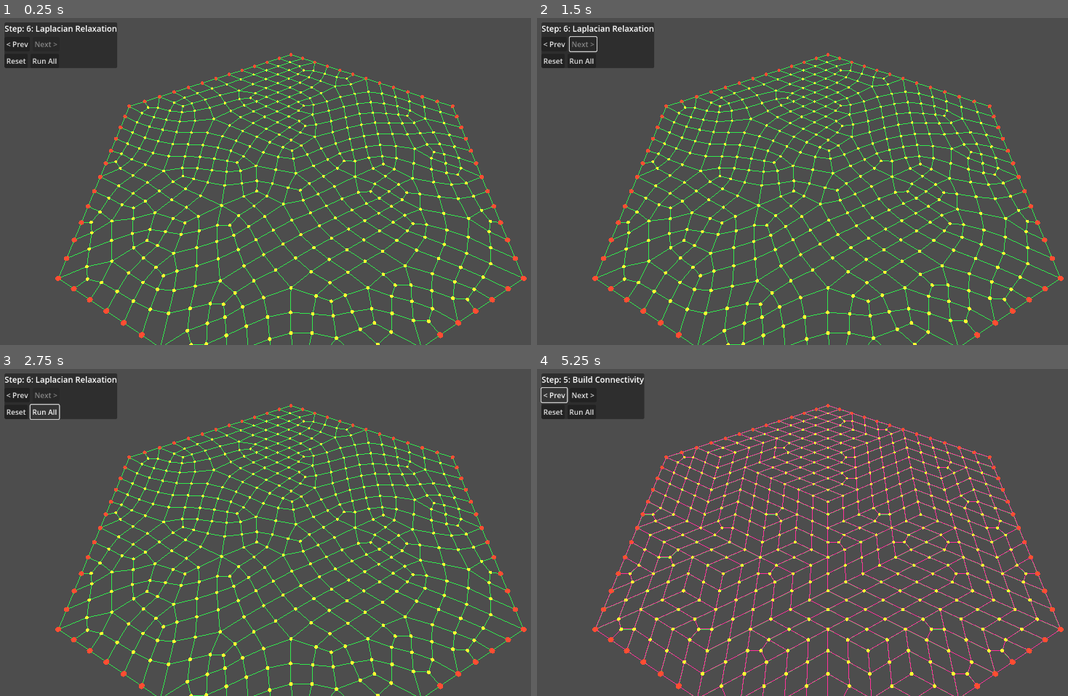
Above: before the commit, frames 1-4 (two rows, left to right).
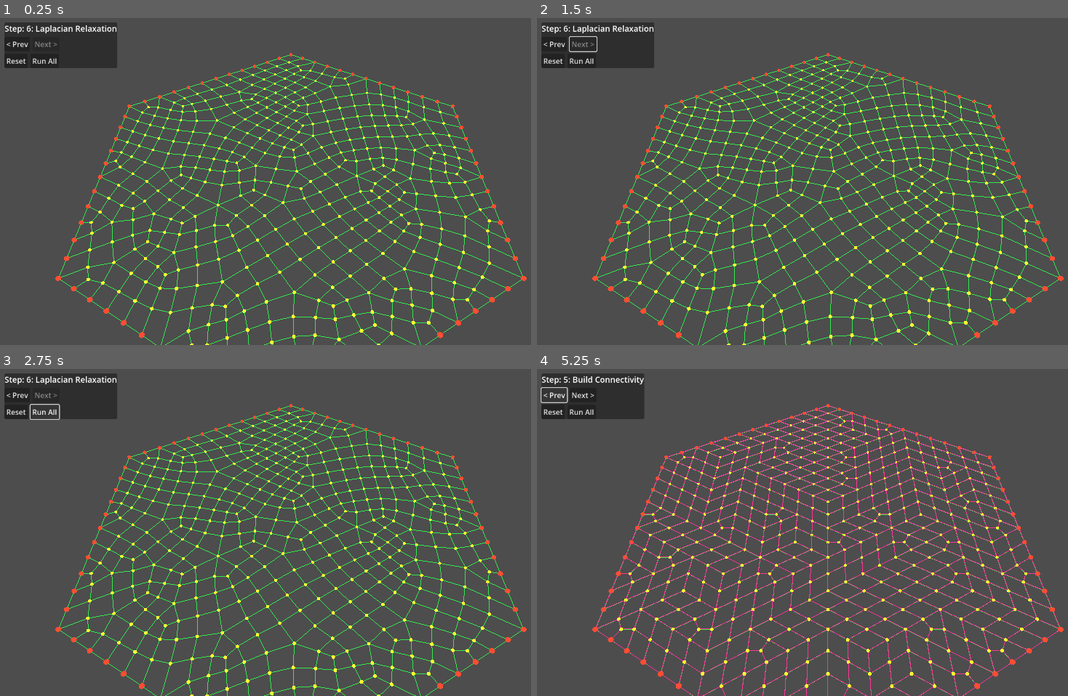
Above: after the commit, the same moments.

Repository: lucasbiancogs/map_generation
Game: Godot game, scene res://scenes/main.tscn
Same seed, same stepped clock (60 frames per second), same inputs: the game is played once before the commit and once after it.
Inputs:
- Up to frame 1 (0.25 s): no input
- Up to frame 2 (1.5 s): click "< Prev" at 0.5 s; click "Next >" at 1.25 s
- Up to frame 3 (2.75 s): click "Run All" at 2 s
- Up to frame 4 (5.25 s): click "< Prev" at 2.75 s; click "Next >" at 3.5 s; click "Run All" at 4.25 s; click "< Prev" at 5 s

The runs differ from the first frame. In frame 1, 8.6% of the frame differs, in the area x 12-97%, y 12-100%; in frame 2, 8.6%; in frame 3, 8.6%; in frame 4, nothing differs.

Commit message:
Increase default iterations to 6 and relaxation to 10

Diff:
--- a/scripts/organic_grid.gd
+++ b/scripts/organic_grid.gd
@@ -8,7 +8,7 @@
 ## Seed for random triangle merging.
 @export var randomization_seed: int = 0
 ## Relaxation iterations (Laplacian smoothing passes).
-@export_range(0, 200) var relaxation_iterations: int = 3
+@export_range(0, 200) var relaxation_iterations: int = 10
 
 ## Generated grid points (position + outer edge flag).
 var points: Array[Vector3] = []
